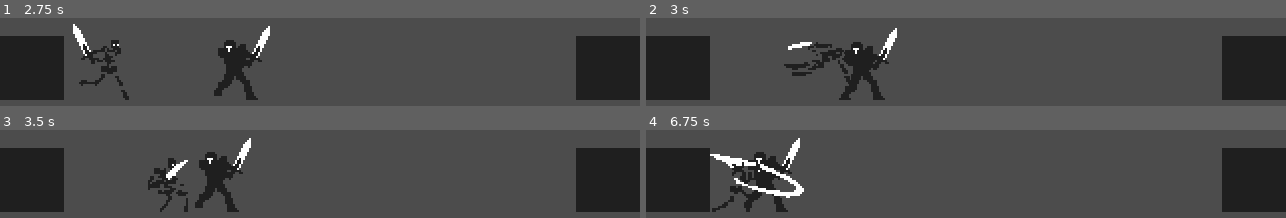
Above: before the commit, frames 1-4 (two rows, left to right).
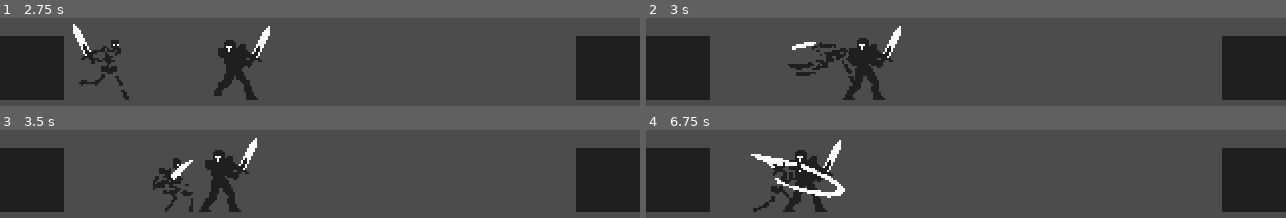
Above: after the commit, the same moments.

Repository: dw3nt/hb-grave-in-godot
Game: Godot game, scene res://Graveyard.tscn
The game is run twice, just before and just after one commit, with the same random seed, the same clock (stepped at 60 frames per second) and the same inputs.
Inputs:
- Up to frame 1 (2.75 s): hold D (move_right) 0.53-1.28 s; tap K (attack) at 0.6, 2.1 s; hold A (move_left) 1.28-2.03 s; tap Space (roll) at 1.35 s; hold D (move_right) from 2.03 s (still down)
- Up to frame 2 (3 s): keep holding D (move_right); tap Space (roll) at 2.85 s
- Up to frame 3 (3.5 s): keep holding D (move_right)
- Up to frame 4 (6.75 s): release D (move_right) at 3.53 s; hold A (move_left) 3.53-5.78 s; tap K (attack) at 3.6, 5.1, 6.6 s; tap Space (roll) at 4.35, 5.85 s; hold D (move_right) from 5.78 s (still down)

Frame 1 is identical in both runs. In frame 2, 2.5% of the frame differs, in the area x 21-40%, y 9-94%; in frame 3, 3.8%; in frame 4, 7.6%, in the area x 10-32%, y 9-94%.

Commit message:
knight stops chasing within certain distance

Diff:
--- a/Knight.gd
+++ b/Knight.gd
@@ -1,27 +1,28 @@
 extends KinematicBody2D
 
-enum State { IDLE, CHASE }
+enum State { IDLE, CHASE, ATTACK }
 
 const MAX_MOVE_SPEED = 50
 const ACCELERATION = 10
 
 var motion = Vector2()
 
-onready var state = State.IDLE
+onready var state = State.CHASE
 
 func _physics_process(delta):
 	# may be a better way to tell enemies player doesn't exist (or is dead) cuz this is bad practice and inefficent
 	var skeleton = get_tree().get_root().find_node("Skeleton", true, false)
 	if skeleton == null:
 		state = State.IDLE
-	else:
-		state = State.CHASE
 
+	set_face_direction(skeleton)
 	match state:
 		State.IDLE:
 			process_idle()
 		State.CHASE:
 			process_chase(skeleton)
+		State.ATTACK:
+			process_idle()
 
 	move_and_slide(motion)
 
@@ -32,14 +33,28 @@
 
 
 func process_chase(chase):
-	var x_scale = sign(chase.position.x - position.x)
-	if x_scale == 0:
-		x_scale = 1
-
+	var x_scale = $Flippable.scale.x
 	if x_scale > 0:
 		motion.x = min(motion.x + ACCELERATION, MAX_MOVE_SPEED)
 	else:
 		motion.x = max(motion.x - ACCELERATION, -MAX_MOVE_SPEED)
 
 	$Anim.play("walk")
+
+
+func set_face_direction(faceTowards):
+	var x_scale = sign(faceTowards.position.x - position.x)
+	if x_scale == 0:
+		x_scale = 1
+
 	$Flippable.scale.x = x_scale
+
+
+func _on_AttackDetect_body_entered(body):
+	if body.get_name() == "Skeleton":
+		state = State.IDLE
+
+
+func _on_AttackDetect_body_exited(body):
+	if body.get_name() == "Skeleton":
+		state = State.CHASE
--- a/Knight.tscn
+++ b/Knight.tscn
@@ -86,8 +86,11 @@
 "values": [ 0, 1, 2, 3 ]
 }
 
-[sub_resource type="RectangleShape2D" id=2]
+[sub_resource type="RectangleShape2D" id=3]
 extents = Vector2( 10, 16 )
+
+[sub_resource type="RectangleShape2D" id=4]
+extents = Vector2( 32, 10 )
 
 [node name="Knight" type="KinematicBody2D"]
 script = ExtResource( 1 )
@@ -101,8 +104,16 @@
 [node name="Anim" type="AnimationPlayer" parent="."]
 autoplay = "idle"
 anims/idle = SubResource( 1 )
-anims/walk = SubResource( 3 )
+anims/walk = SubResource( 2 )
 
 [node name="CollisionShape2D" type="CollisionShape2D" parent="."]
 position = Vector2( 0, 8 )
-shape = SubResource( 2 )
+shape = SubResource( 3 )
+
+[node name="AttackDetect" type="Area2D" parent="."]
+
+[node name="CollisionShape2D" type="CollisionShape2D" parent="AttackDetect"]
+shape = SubResource( 4 )
+
+[connection signal="body_entered" from="AttackDetect" to="." method="_on_AttackDetect_body_entered"]
+[connection signal="body_exited" from="AttackDetect" to="." method="_on_AttackDetect_body_exited"]
Not shown: 2 places in Knight.tscn that only renumber resources
